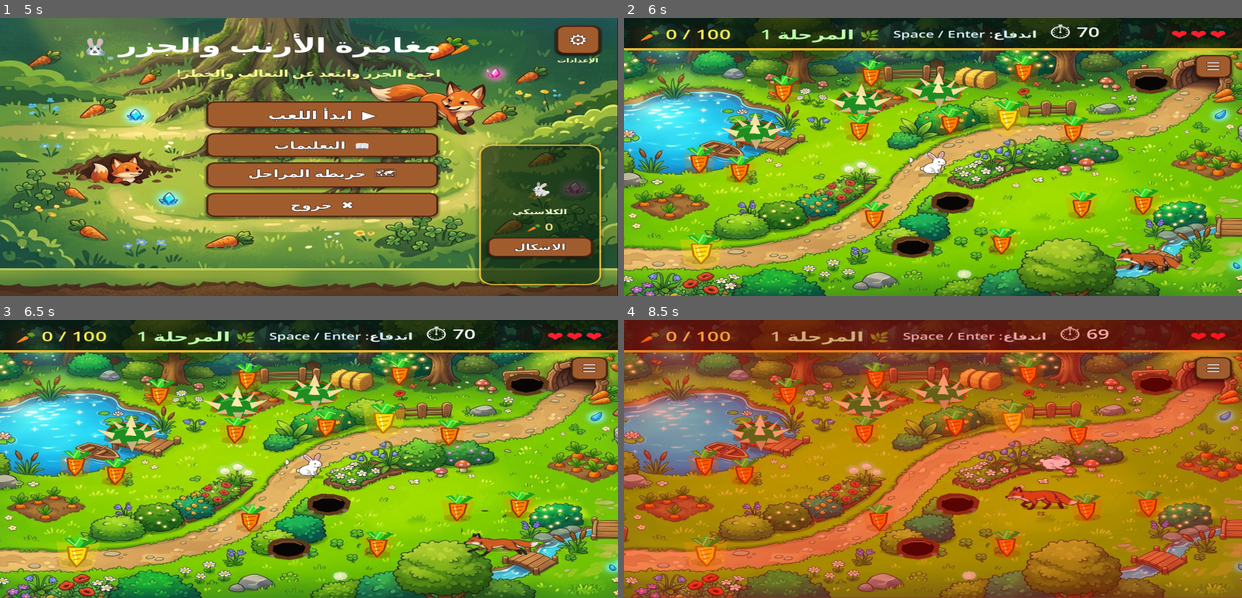
Above: before the commit, frames 1-4 (two rows, left to right).
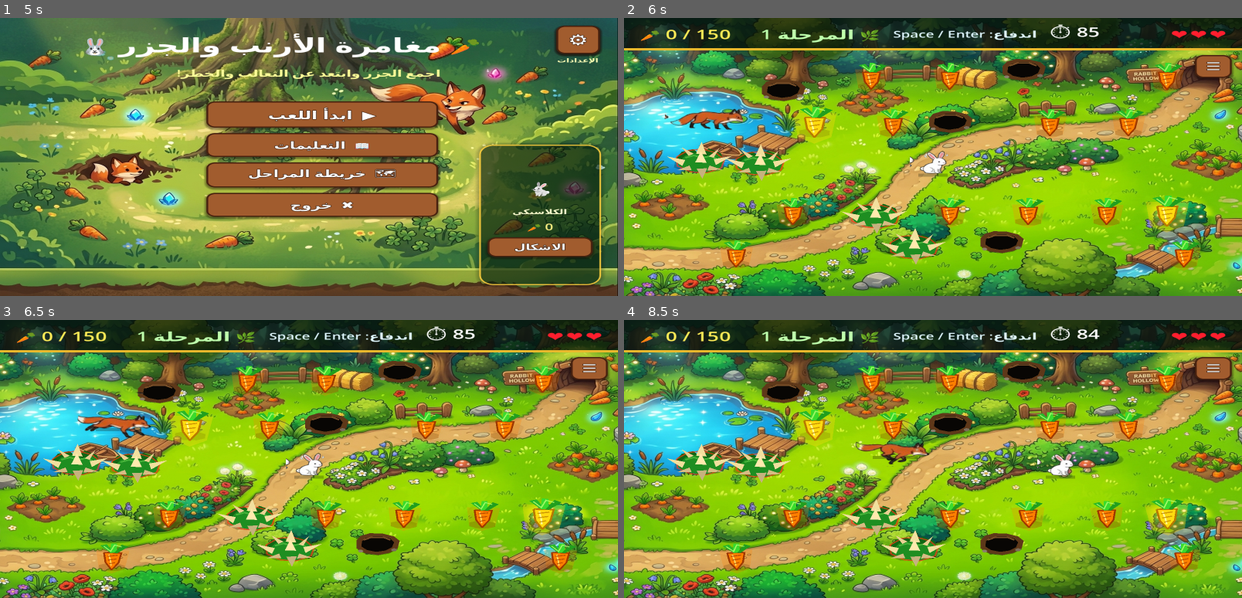
Above: after the commit, the same moments.

Repository: hamzabasem900-source/RUBBY
Game: Godot game, scene res://scenes/MainMenu.tscn
The game is run twice, just before and just after one commit, with the same random seed, the same clock (stepped at 60 frames per second) and the same inputs.
Inputs (mouse positions are in pixels of both pictures, inside the frame that each line leads up to):
- Up to frame 1 (5 s): click "⚙" at 0.5 s; click "العربية" at 1.25 s; click "1280 x 720" at 2 s; click "عادي" at 2.75 s; click "استعادة الافتراضي" at 3.5 s; click "رجوع" at 4.25 s
- Up to frame 2 (6 s): click "▶ ابدأ اللعب" at 5 s; click "🌱 1 الحديقة السهلة" at 5.75 s
- Up to frame 3 (6.5 s): no input
- Up to frame 4 (8.5 s): click "☰" at 6.5 s; tap Enter (ui_accept) at 7.25, 7.52 s; move the mouse to (1068, 445) at 7.27 s; hold D (move_right) 7.28-8 s; click (1068, 445) at 7.42 s; click "▶ استئناف" at 8 s

Frame 1 is identical in both runs. In frame 2, 17% of the frame differs, in the area x 6-94%, y 3-92%; in frame 3, 17%; in frame 4, 99%, in the area x 0-100%, y 0-100%.

Commit message:
Tune level one challenge and carrot respawns

Diff:
--- a/scripts/collectible_carrot.gd
+++ b/scripts/collectible_carrot.gd
@@ -1,4 +1,6 @@
 extends Area2D
+
+signal collected_for_respawn(is_golden: bool, world_position: Vector2)
 
 # =============================================
 # Carrot Collectible
@@ -88,6 +90,7 @@
 	if collected:
 		return
 	collected = true
+	collected_for_respawn.emit(is_golden, global_position)
 	set_deferred("monitoring", false)
 	for node in _visual_nodes():
 		node.visible = false
--- a/scripts/game_level.gd
+++ b/scripts/game_level.gd
@@ -25,6 +25,9 @@
 var _damage_overlay: ColorRect
 var _damage_timer: float = 0.0
 var _base_position: Vector2 = Vector2.ZERO
+var _used_spawn_positions: Array[Vector2] = []
+var _level_carrot_slots: Array[Vector2] = []
+var _level_one_spawning: bool = false
 
 @onready var background: Sprite2D = $Background
 
@@ -251,29 +254,44 @@
 
 func _spawn_all() -> void:
 	var config: Dictionary = GameManager.get_level_config(GameManager.current_level)
-	var used: Array = []
+	_used_spawn_positions.clear()
+	_level_one_spawning = GameManager.current_level == 1 and bool(config.get("organized_carrots", false))
+	_level_carrot_slots.clear()
+	if _level_one_spawning:
+		_level_carrot_slots = _build_level_one_carrot_slots()
 
 	# Keep centre clear for player start
-	used.append(Vector2(512, 380))
+	_used_spawn_positions.append(Vector2(512, 380))
 
 	for _i in range(config["carrot_count"]):
-		_spawn(CARROT_SCENE, used, false)
+		_spawn(CARROT_SCENE, _used_spawn_positions, false)
 
 	for _i in range(config["golden_carrot_count"]):
-		_spawn(CARROT_SCENE, used, true)
+		_spawn(CARROT_SCENE, _used_spawn_positions, true)
 
 	for _i in range(config["hole_count"]):
-		_spawn_hazard(HOLE_SCENE, used, true)
+		_spawn_hazard(HOLE_SCENE, _used_spawn_positions, true)
 
 	for _i in range(config["thorn_count"]):
-		_spawn_hazard(THORN_SCENE, used, false)
+		_spawn_hazard(THORN_SCENE, _used_spawn_positions, false)
 
 	for _i in range(config["fox_count"]):
-		_spawn_fox(used)
+		_spawn_fox(_used_spawn_positions)
+
+func _build_level_one_carrot_slots() -> Array[Vector2]:
+	var slots: Array[Vector2] = []
+	var columns := [150.0, 280.0, 410.0, 540.0, 670.0, 800.0, 900.0]
+	var rows := [155.0, 275.0, 505.0, 615.0]
+	for row_index in range(rows.size()):
+		for column_index in range(columns.size()):
+			var stagger := 36.0 if row_index % 2 == 1 else 0.0
+			slots.append(Vector2(min(columns[column_index] + stagger, AREA_MAX.x), rows[row_index]))
+	slots.shuffle()
+	return slots
 
 func _random_pos(used: Array, min_dist: float = 55.0) -> Vector2:
 	var pos := Vector2.ZERO
-	for _attempt in range(80):
+	for _attempt in range(120):
 		pos = Vector2(
 			randf_range(AREA_MIN.x, AREA_MAX.x),
 			randf_range(AREA_MIN.y, AREA_MAX.y)
@@ -288,6 +306,34 @@
 	used.append(pos)
 	return pos
 
+func _level_one_carrot_pos(used: Array, min_dist: float) -> Vector2:
+	for slot in _level_carrot_slots:
+		var ok := true
+		for u in used:
+			if slot.distance_to(u) < min_dist:
+				ok = false
+				break
+		if ok:
+			used.append(slot)
+			return slot
+	return _random_pos(used, min_dist)
+
+func _forget_spawn_position(pos: Vector2) -> void:
+	for index in range(_used_spawn_positions.size() - 1, -1, -1):
+		if _used_spawn_positions[index].distance_to(pos) < 4.0:
+			_used_spawn_positions.remove_at(index)
+			return
+
+func _on_carrot_collected_for_respawn(is_golden: bool, old_position: Vector2) -> void:
+	if not _level_one_spawning or transitioning:
+		return
+	_forget_spawn_position(old_position)
+	var config: Dictionary = GameManager.get_level_config(GameManager.current_level)
+	await get_tree().create_timer(float(config.get("carrot_respawn_delay", 3.0))).timeout
+	if not is_inside_tree() or transitioning or GameManager.current_level != 1:
+		return
+	_spawn(CARROT_SCENE, _used_spawn_positions, is_golden)
+
 func _spawn(scene_path: String, used: Array, golden: bool) -> void:
 	if not ResourceLoader.exists(scene_path):
 		push_warning("GameLevel: scene not found — " + scene_path)
@@ -299,10 +345,14 @@
 	var obj := packed.instantiate()
 	add_child(obj)
 	obj.scale = Vector2(1.2, 1.2)
-	obj.global_position = _random_pos(used)
+	var config: Dictionary = GameManager.get_level_config(GameManager.current_level)
+	var carrot_min_dist := float(config.get("carrot_min_dist", 55.0))
+	obj.global_position = _level_one_carrot_pos(used, carrot_min_dist) if _level_one_spawning else _random_pos(used, carrot_min_dist)
 	# Property setter handles the colour update
 	if "is_golden" in obj:
 		obj.is_golden = golden
+	if _level_one_spawning and obj.has_signal("collected_for_respawn"):
+		obj.collected_for_respawn.connect(_on_carrot_collected_for_respawn)
 
 func _spawn_hazard(scene_path: String, used: Array, is_hole: bool) -> void:
 	if not ResourceLoader.exists(scene_path):
@@ -315,7 +365,8 @@
 	var obj := packed.instantiate()
 	add_child(obj)
 	obj.scale = Vector2(1.18, 1.18)
-	obj.global_position = _random_pos(used, 60.0)
+	var config: Dictionary = GameManager.get_level_config(GameManager.current_level)
+	obj.global_position = _random_pos(used, float(config.get("hazard_min_dist", 60.0)))
 	# Property setter handles the colour update
 	if "is_hole" in obj:
 		obj.is_hole = is_hole
@@ -330,7 +381,8 @@
 	var fox := packed.instantiate()
 	add_child(fox)
 	fox.scale = Vector2(1.08, 1.08)
-	fox.global_position = _random_pos(used, 100.0)
+	var config: Dictionary = GameManager.get_level_config(GameManager.current_level)
+	fox.global_position = _random_pos(used, float(config.get("fox_min_dist", 100.0)))
 	if "patrol_distance" in fox:
 		fox.patrol_distance = randf_range(100.0, 190.0)
 	if "move_right_first" in fox:
--- a/scripts/game_manager.gd
+++ b/scripts/game_manager.gd
@@ -26,10 +26,13 @@
 
 var level_configs: Array = [
 	{
-		"level": 1, "time_limit": 70.0, "lives": 3,
-		"required_score": 100, "fox_count": 1,
-		"hole_count": 3, "thorn_count": 3,
-		"carrot_count": 12, "golden_carrot_count": 2
+		"level": 1, "time_limit": 85.0, "lives": 3,
+		"required_score": 150, "fox_count": 1,
+		"hole_count": 4, "thorn_count": 4,
+		"carrot_count": 12, "golden_carrot_count": 2,
+		"organized_carrots": true, "carrot_min_dist": 95.0,
+		"hazard_min_dist": 85.0, "fox_min_dist": 130.0,
+		"carrot_respawn_delay": 3.0
 	},
 	{
 		"level": 2, "time_limit": 55.0, "lives": 3,
